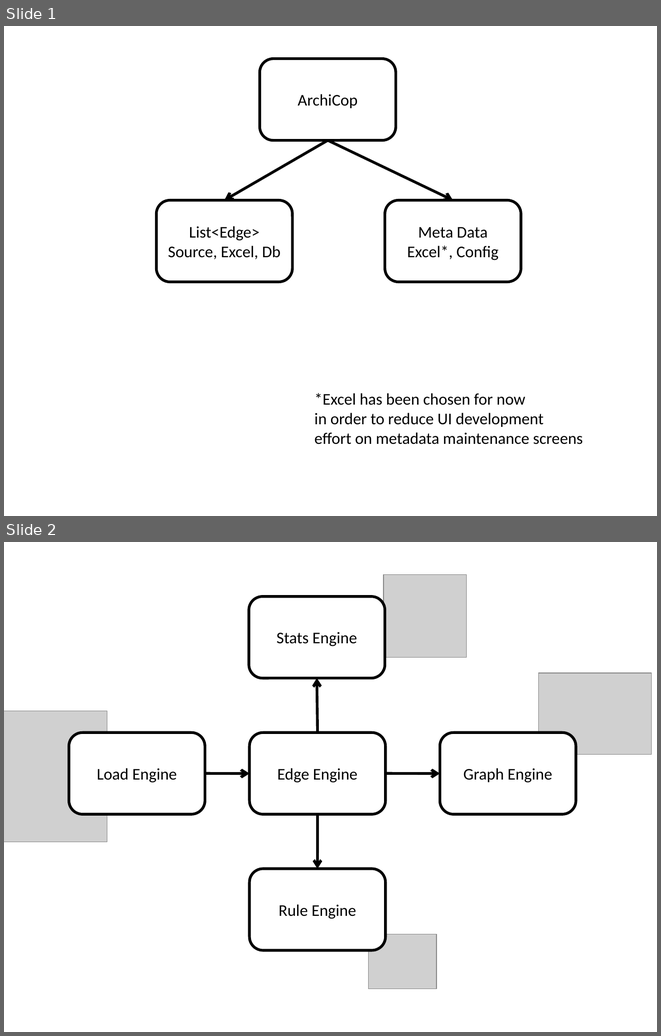
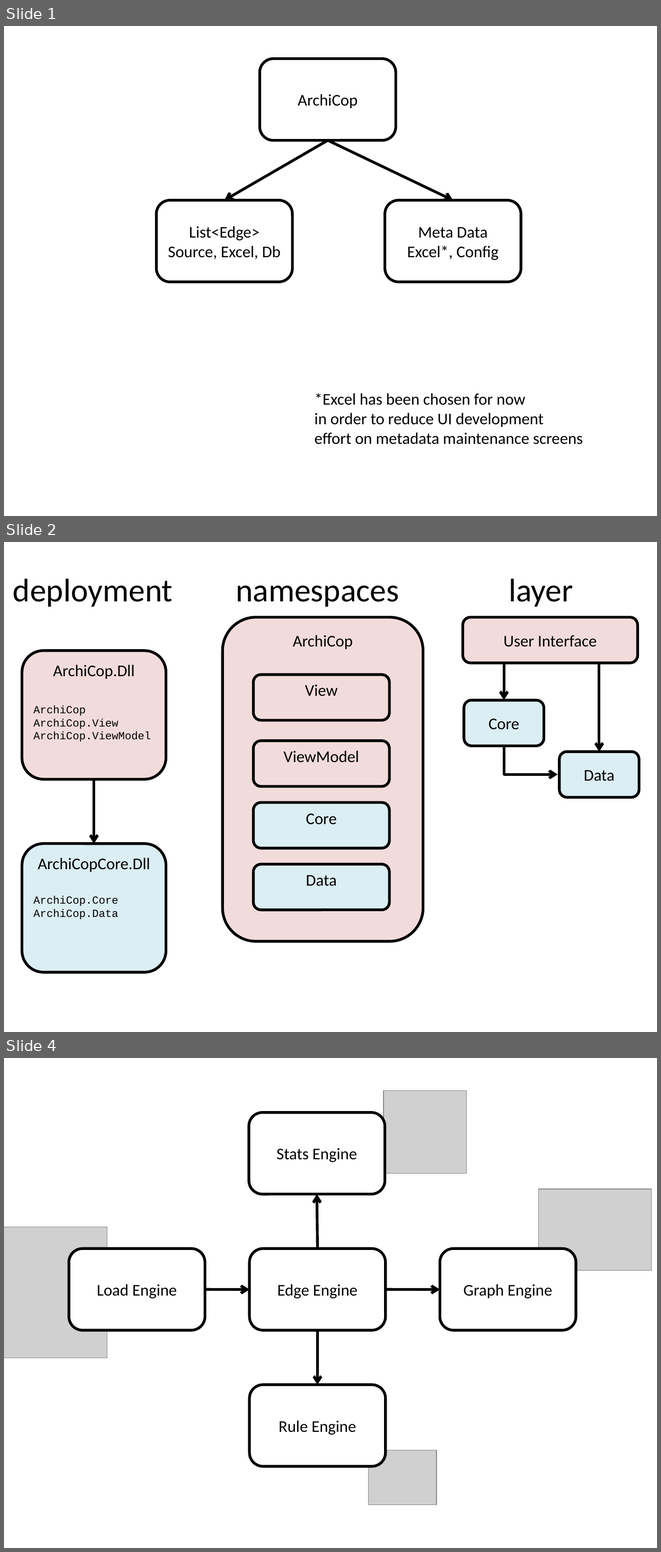
Before and after one commit to jjrdk/ArchiMetrics, a slide deck: Main/Docs/ArchiCop.pptx. Shown one above the other, each under a label of ours: slides 1 and 2 before the commit, slides 1, 2 and 4 after it; the slides between them are not shown. The pictures are 661x1036 and 661x1552 pixels, drawn with LibreOffice and Linux fonts; fonts in the diff are those of the drawing; grey boxes stand for pictures. Boxes give left, top, right and bottom in pixels: in the first picture for what was removed or moved away, otherwise in the second. Text is boxed around its words. In the diff, an @@ line names an element or a change of style, - is before the commit and + after.

```diff
--- a/Main/Docs/ArchiCop.pptx
+++ b/Main/Docs/ArchiCop.pptx
@@ slide 2 added at [4,542,657,1032], background #FFFFFF @@
@@ text added at [13,579,173,607], 36 pt, text #000000 @@
+deployment
@@ text added at [236,585,399,607], 36 pt, text #000000 @@
+namespaces
@@ text added at [509,579,573,607], 36 pt, text #000000 @@
+layer
@@ rounded rectangle added at [223,617,423,941], fill #F2DCDB, outline #000000 3 pt, 18 pt, text #000000 @@
+ArchiCop
@@ rounded rectangle added at [463,617,638,663], fill #F2DCDB, outline #000000 3 pt, 18 pt, text #000000 @@
+User Interface
@@ rounded rectangle added at [22,651,166,779], fill #F2DCDB, outline #000000 3 pt, 18 pt, text #000000 @@
+ArchiCop.Dll
@@ arrow added from (504, 663) to (504, 700), #000000 3 pt @@
@@ arrow added from (599, 663) to (599, 751), #000000 3 pt @@
@@ rounded rectangle added at [254,674,389,720], fill #F2DCDB, outline #000000 3 pt, 18 pt, text #000000 @@
+View
@@ rounded rectangle added at [464,700,544,746], fill #DBEEF4, outline #000000 3 pt, 18 pt, text #000000 @@
+Core
@@ text added at [34,706,151,742], 12 pt, text #000000 @@
+ArchiCop
+ArchiCop.View
+ArchiCop.ViewModel
@@ rounded rectangle added at [254,741,389,786], fill #F2DCDB, outline #000000 3 pt, 18 pt, text #000000 @@
+ViewModel
@@ line added from (504, 746) to (504, 775), #000000 3 pt @@
@@ rounded rectangle added at [559,751,639,797], fill #DBEEF4, outline #000000 3 pt, 18 pt, text #000000 @@
+Data
@@ arrow added from (94, 779) to (94, 844), #000000 3 pt @@
@@ arrow added from (504, 775) to (558, 775), #000000 3 pt @@
@@ rounded rectangle added at [254,803,389,848], fill #DBEEF4, outline #000000 3 pt, 18 pt, text #000000 @@
+Core
@@ rounded rectangle added at [22,844,166,972], fill #DBEEF4, outline #000000 3 pt, 18 pt, text #000000 @@
+ArchiCopCore.Dll
@@ rounded rectangle added at [254,864,389,910], fill #DBEEF4, outline #000000 3 pt, 18 pt, text #000000 @@
+Data
@@ text added at [34,896,118,919], 12 pt, text #000000 @@
+ArchiCop.Core
+ArchiCop.Data
@@ what was slide 2 is now slide 4 @@
```
Also in this commit, not shown: 2 slides changed, 1 other slide added, 6 other files.
